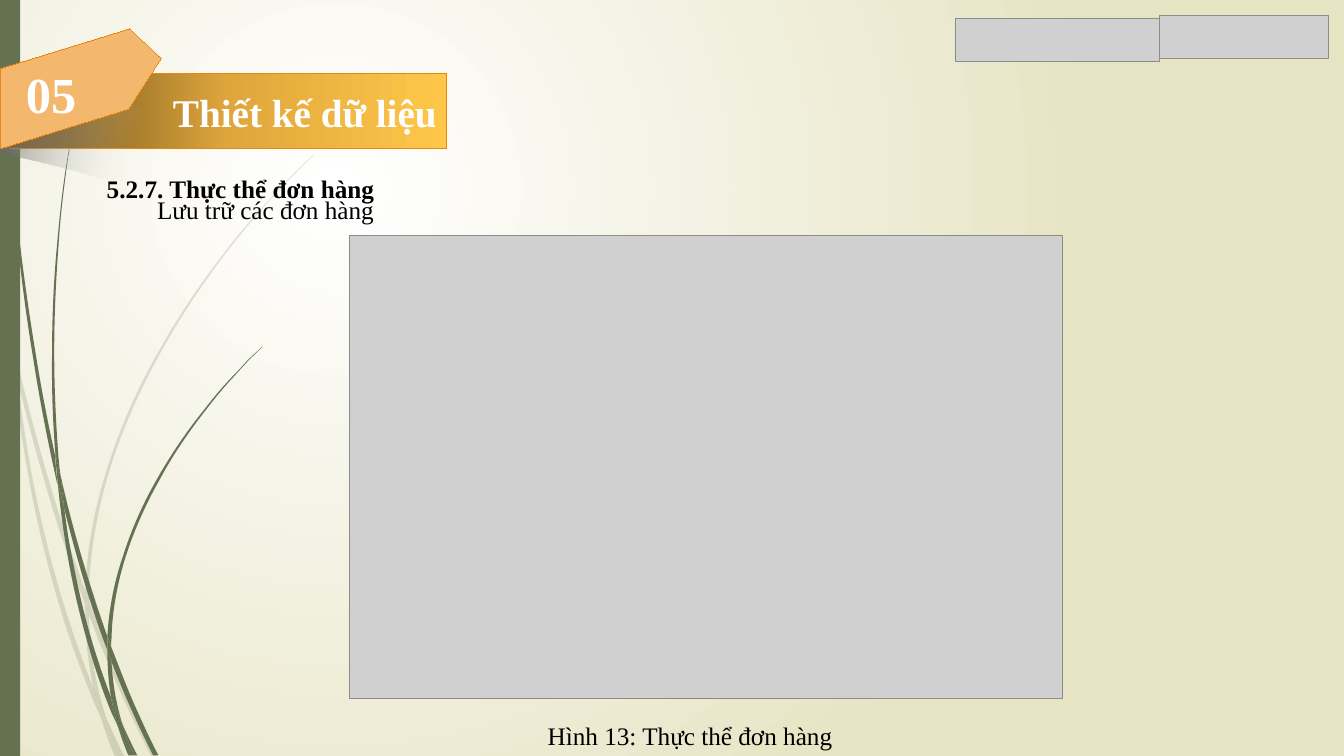
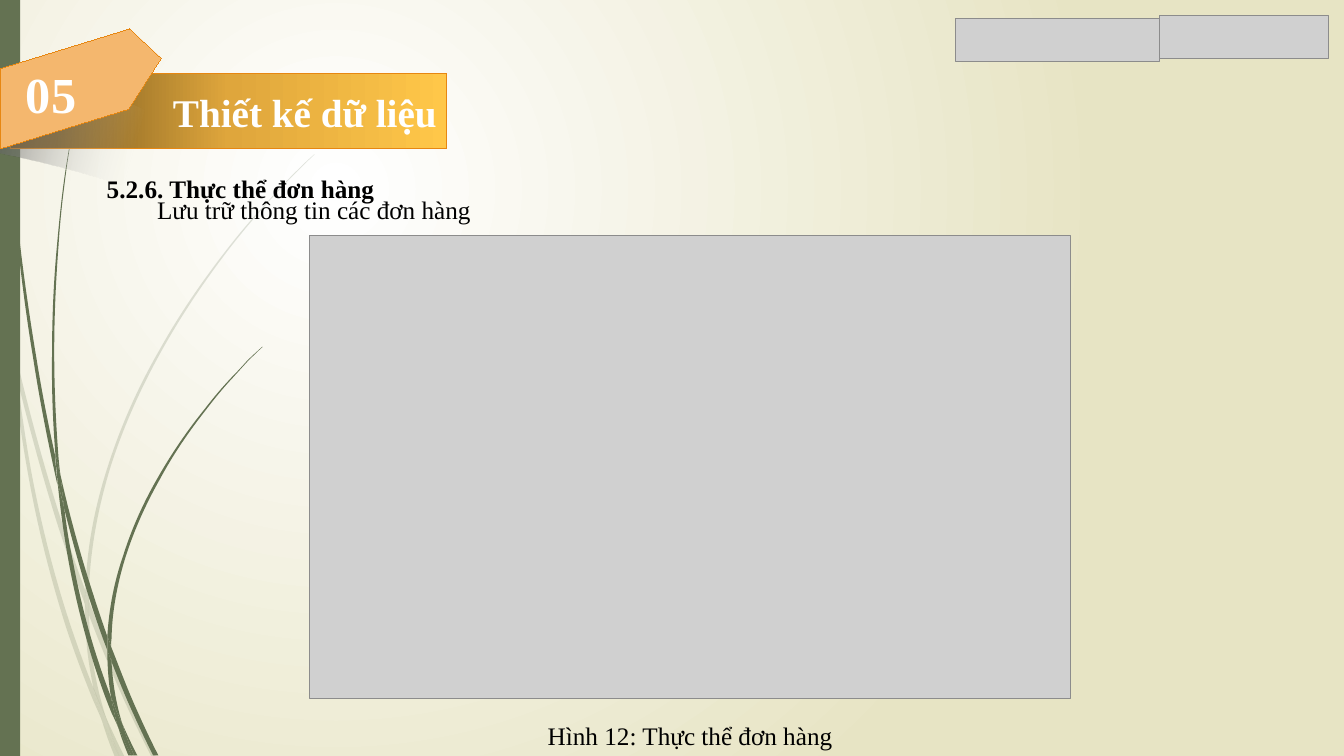
Before and after one commit to Trong-Nhan/Do_An_Ky_Cuoi, a slide deck: slide 36 of Slide Đồ Án.pptx (slide 37 before the commit). Drawn at 1344x756 pixels with LibreOffice and Linux fonts; fonts in the diff are those of the drawing; grey boxes stand for pictures. Boxes give left, top, right and bottom in pixels: in the first picture for what was removed or moved away, otherwise in the second. Text is boxed around its words. In the diff, an @@ line names an element or a change of style, - is before the commit and + after.

```diff
--- a/Slide Đồ Án.pptx
+++ b/Slide Đồ Án.pptx
@@ text at <box>107,179,471,225</box>: text changed; bold off @@
-5.2.7. Thực thể đơn hàng
-Lưu trữ các đơn hàng
+5.2.6. Thực thể đơn hàng
+Lưu trữ thông tin các đơn hàng
@@ picture: place and size @@
-picture at <box>350,236,1063,699</box>
+picture at <box>310,236,1070,699</box>
@@ text at <box>548,726,832,751</box>: text changed @@
-Hình 13: Thực thể đơn hàng
+Hình 12: Thực thể đơn hàng
```
Also in this commit, not shown: 22 other slides changed.
